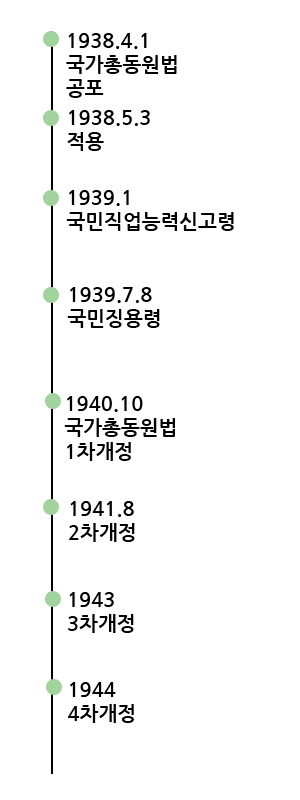
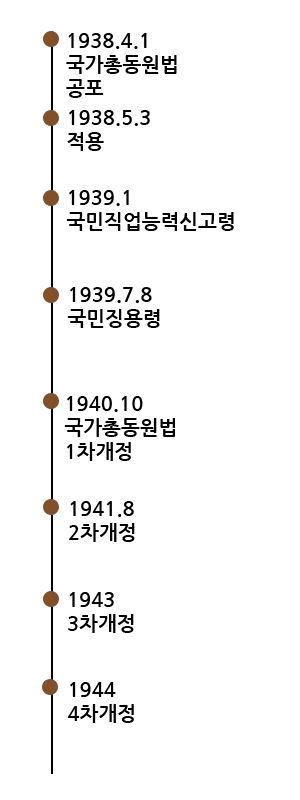
Layered file, before and after one edit (300x800). Changes by layer:
painted on "Ellipse 1 copy 7" over [42, 679, 62, 695]
painted on "Ellipse 1 copy 6" over [43, 591, 61, 607]
painted on "Ellipse 1 copy 5" over [43, 499, 59, 515]
painted on "Ellipse 1 copy 4" over [43, 393, 61, 409]
painted on "Ellipse 1 copy 3" over [43, 287, 59, 303]
painted on "Ellipse 1 copy 2" over [43, 190, 59, 206]
painted on "Ellipse 1 copy" over [43, 110, 59, 126]
painted on "Ellipse 1" over [43, 31, 59, 47]
